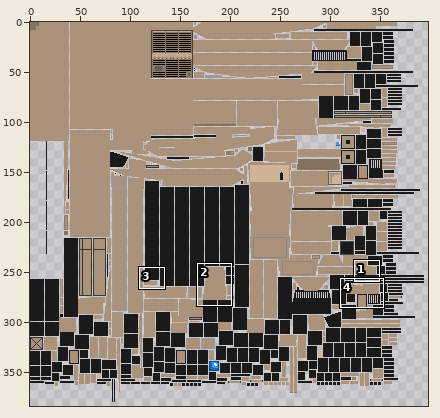
One commit to this sprite sheet: doodle_tank_[R]/textures/entity/centurion_action_x.png. The first picture is a wide view before the edit; the outline marks the close-up.
Close-up. As it was:
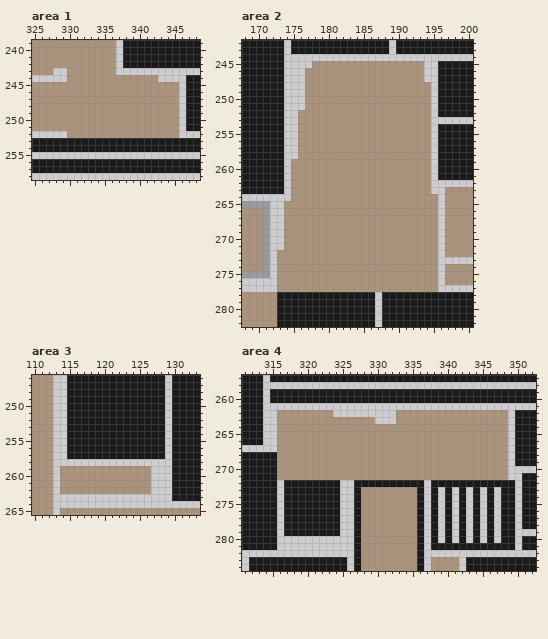
The file is 512x512 pixels. Colours within 5 levels of each other are drawn and written as one. Shown: area 1: x 325..348, y 239..258; area 2: x 168..200, y 242..282; area 3: x 110..133, y 246..265; area 4: x 311..352, y 257..284. The wide view leaves out empty margins. The commit also changed other parts of the picture, which this record leaves out.
After the commit:
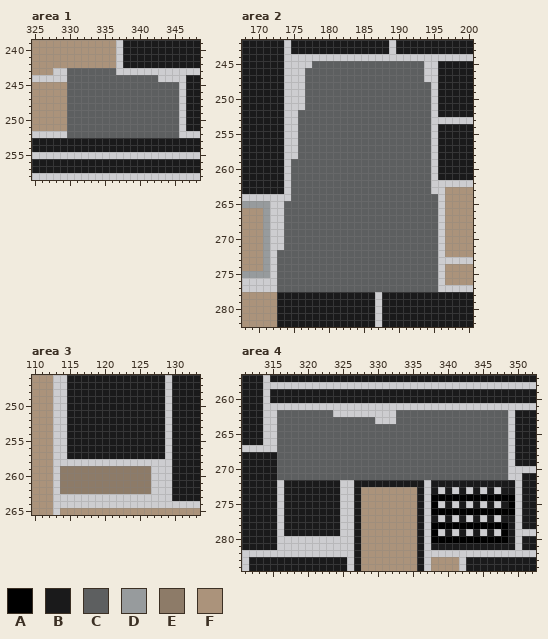
Palette (. is transparent): A #000000  B #1a1a1b  C #5d5f60  D #979b9d  E #8d7b68  F #ab937b
From old to new:
Area 1:
Colour F gives way to colour C in row 243 at x 330 to 336; in row 244 at x 330 to 342; in rows 245 to 252 at x 330 to 345.
Area 2:
Colour F gives way to colour C in row 245 at x 178 to 193; in rows 246 to 247 at x 177 to 193; in rows 248 to 251 at x 177 to 194; in rows 252 to 258 at x 176 to 194; in rows 259 to 263 at x 175 to 194; in row 264 at x 175 to 195.
Colour F gives way to colour C in rows 265 to 271 at x 174 to 195; in rows 272 to 277 at x 173 to 195.
Area 3:
Colour F gives way to colour E in rows 259 to 262 at x 114 to 126.
Area 4:
The edit adds colour A in row 274 at x 339, 341, 343, 345 and 347; in row 276 at x 339, 341, 343, 345 and 347; in row 278 at x 339, 341, 343, 345 and 347; in row 280 at x 339, 341, 343, 345 and 347.
Colour B gives way to colour A in row 274 at x 338, 340, 342, 344, 346 and 348 to 349; in row 275 at x 338 and 349; in row 276 at x 338, 340, 342, 344, 346 and 348 to 349; in row 278 at x 338, 340, 342, 344, 346 and 348; in row 279 at x 338 and 348; in row 280 at x 338, 340, 342, 344, 346 and 348.
Colour F gives way to colour C in row 262 at x 316 to 323 and 333 to 348; in row 263 at x 316 to 329 and 333 to 348; in rows 264 to 271 at x 316 to 348.
Boxes around the changes in both close-ups, in picture pixels (x1, y1, x2, y2):
changed: (67, 68, 179, 138)
changed: (277, 61, 438, 292)
changed: (60, 466, 151, 494)
changed: (277, 410, 515, 543)
